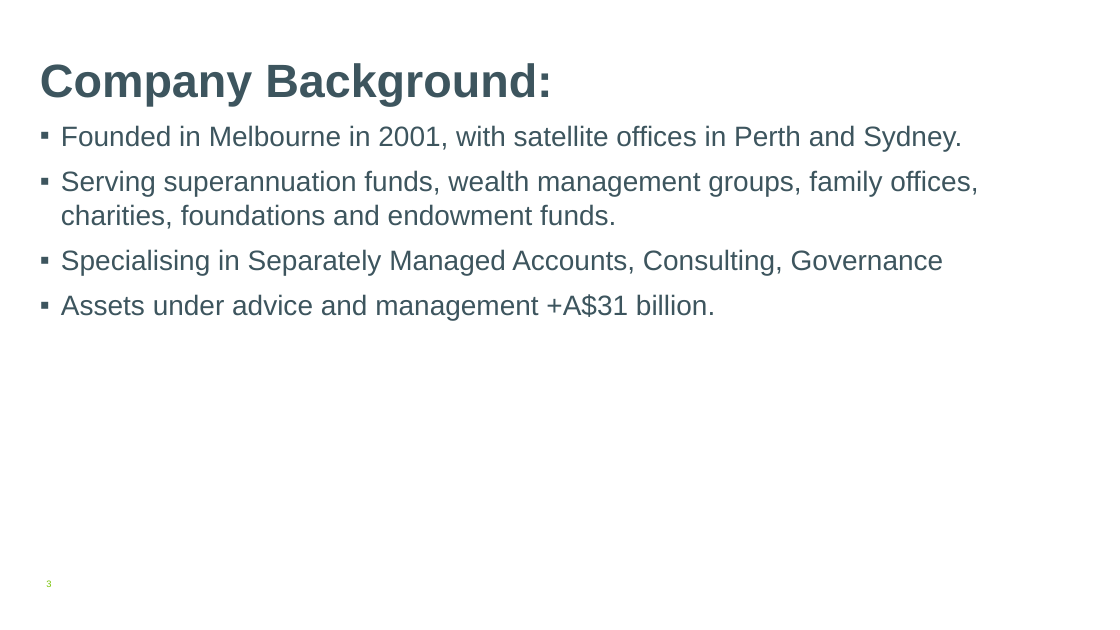
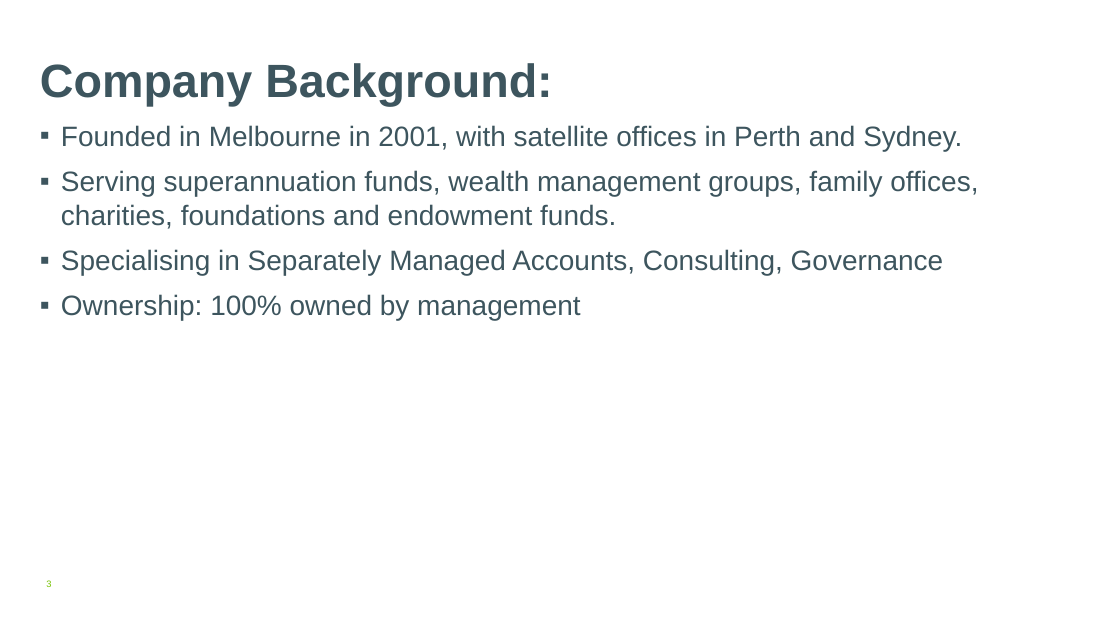
Before and after one commit to AtchisonClients/atchisonclients.github.io, a slide deck: slide 3 of assetsHTML/EMFS/EMFS-Atchison.pptx. Drawn at 1120x630 pixels with LibreOffice and Linux fonts; fonts in the diff are those of the drawing; background and template pictures are left out. Boxes give left, top, right and bottom in pixels: in the first picture for what was removed or moved away, otherwise in the second. Text is boxed around its words. In the diff, an @@ line names an element or a change of style, - is before the commit and + after.

```diff
--- a/assetsHTML/EMFS/EMFS-Atchison.pptx
+++ b/assetsHTML/EMFS/EMFS-Atchison.pptx
@@ text at box(61, 294, 580, 321): text changed @@
-▪ Assets under advice and management +A$31 billion.
+▪ Ownership: 100% owned by management
```
Also in this commit, not shown: 8 other slides changed, 5 slides added.
